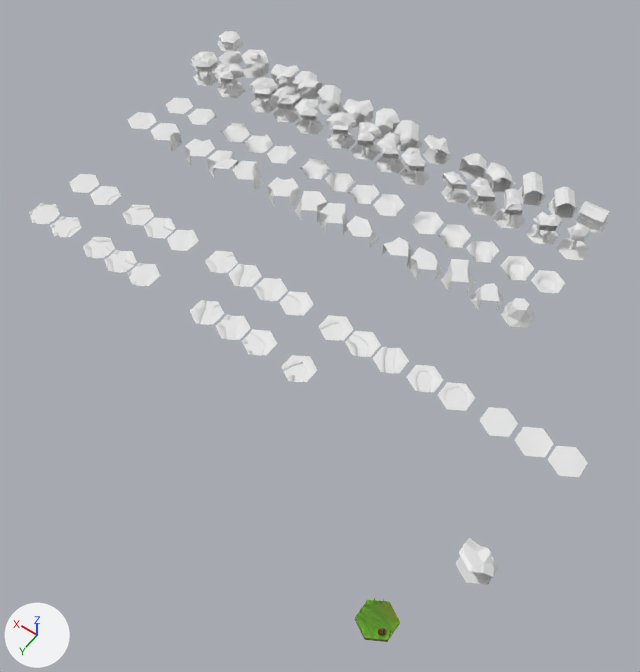
The Blender file Hex.blend, before and after one commit.
Before and after are seen from a 50 mm camera at (-18.3, 28.1, 39.2) aimed at (0.0, 2.5, -1.1). Arrows for +X, +Y and +Z are at lower left; the lights stay in place.

Objects in the first picture: 'Grass_O1', 'Hex', 'House_T1.001', 'Tree_F', 'Tree_P1', 'Tree_P2', 'Tree_T2'.
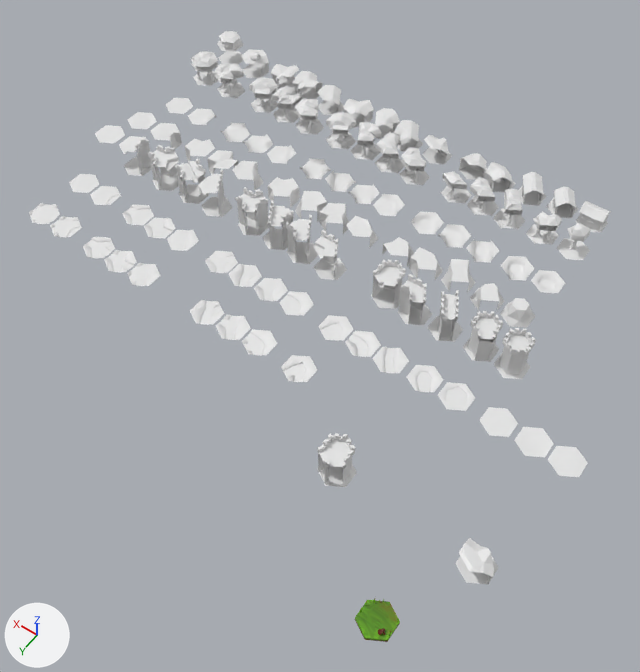
What changed in the scene script:
```text
Add me_circle_097:
    me_circle_097.from_pydata([(0.0, -1.0, 2.0), (-0.87, 0.5, 2.0), (0.0, 0.0, 2.0), (-0.87, -0.5, 2.0), (0.0, 1.0, 2.0), (0.87, 0.5, 2.0), (0.87, -0.5, 2.0)], [], [(0, 6, 2, 3), (5, 4, 1, 2), (1, 3, 2), (6, 5, 2)])
Add ob_wall_f:
    ob_wall_f = bpy.data.objects.new('Wall_F', me_circle_098)  # 55 vertices, 35 faces; spans x -0.87..0.87, y -1.0..1.0, z 0.2..2.6
    ob_wall_f.location = (17.19, -1.25, 0.0)
Add ob_wall_h:
    ob_wall_h = bpy.data.objects.new('Wall_H', me_circle_097)
    ob_wall_h.location = (19.21, -1.15, 0.0)
Add ob_wall_q3:
    ob_wall_q3 = bpy.data.objects.new('Wall_Q3', me_circle_096)  # 89 vertices, 63 faces, 1 loose edge; spans x -0.87..0.87, y -1.0..1.0, z 0.2..2.6
    ob_wall_q3.location = (14.7, -1.27, 0.0)
Add ob_wall_q2:
    ob_wall_q2 = bpy.data.objects.new('Wall_Q2', me_circle_095)  # 125 vertices, 68 faces; spans x -0.87..0.87, y -1.0..1.0, z 0.2..2.6
    ob_wall_q2.location = (12.56, -1.36, 0.0)
Add ob_wall_q1:
    ob_wall_q1 = bpy.data.objects.new('Wall_Q1', me_circle_094)  # 59 vertices, 38 faces; spans x -0.87..0.87, y -1.0..1.0, z 0.2..2.6
    ob_wall_q1.location = (10.62, -1.3, 0.0)
Add ob_wall_t4:
    ob_wall_t4 = bpy.data.objects.new('Wall_T4', me_circle_092)  # 128 vertices, 91 faces, 2 loose edges; spans x -0.87..0.87, y -1.0..1.0, z 0.2..2.6
    ob_wall_t4.location = (7.72, -1.36, 0.0)
Add ob_wall_t2:
    ob_wall_t2 = bpy.data.objects.new('Wall_T2', me_circle_091)  # 105 vertices, 74 faces; spans x -0.87..0.87, y -1.0..1.0, z 0.2..2.6
    ob_wall_t2.location = (3.87, -1.25, 0.0)
Add ob_wall_t3:
    ob_wall_t3 = bpy.data.objects.new('Wall_T3', me_circle_090)  # 105 vertices, 74 faces; spans x -0.87..0.87, y -1.0..1.0, z 0.2..2.6
    ob_wall_t3.location = (5.77, -1.31, 0.0)
Add ob_wall_p3_001:
    ob_wall_p3_001 = bpy.data.objects.new('Wall_P3.001', me_circle_089)  # 123 vertices, 93 faces, 1 loose edge; spans x -0.87..0.87, y -1.0..1.0, z 0.2..2.6
    ob_wall_p3_001.location = (-6.26, 9.71, -0.09)
Add ob_wall_t1:
    ob_wall_t1 = bpy.data.objects.new('Wall_T1', me_circle_088)  # 65 vertices, 43 faces, 1 loose edge; spans x -0.87..0.87, y -1.0..1.0, z 0.2..2.6
    ob_wall_t1.location = (1.83, -1.17, 0.0)
Add ob_wall_p3:
    ob_wall_p3 = bpy.data.objects.new('Wall_P3', me_circle_087)  # 112 vertices, 86 faces; spans x -0.87..0.87, y -1.0..1.0, z 0.2..2.6
    ob_wall_p3.location = (-2.17, -1.3, 0.0)
Add ob_wall_p2:
    ob_wall_p2 = bpy.data.objects.new('Wall_P2', me_circle_086)  # 92 vertices, 62 faces, 2 loose edges; spans x -0.87..0.87, y -1.0..1.0, z 0.2..2.6
    ob_wall_p2.location = (-4.05, -1.17, 0.0)
Add ob_wall_e:
    ob_wall_e = bpy.data.objects.new('Wall_E', me_circle_085)  # 125 vertices, 100 faces; spans x -0.87..0.87, y -1.0..1.0, z 0.2..2.6
    ob_wall_e.location = (-8.35, -1.13, 0.0)
Add ob_wall_n:
    ob_wall_n = bpy.data.objects.new('Wall_N', me_circle_081)  # 127 vertices, 103 faces; spans x -0.87..0.87, y -1.0..1.0, z 0.2..2.6
    ob_wall_n.location = (-10.29, -1.08, 0.0)
Add ob_wall_p1:
    ob_wall_p1 = bpy.data.objects.new('Wall_P1', me_circle_075)  # 93 vertices, 64 faces; spans x -0.87..0.87, y -1.0..1.0, z 0.2..2.6
    ob_wall_p1.location = (-6.05, -1.17, 0.0)
```

What differs and where, as boxes (x1, y1, x2, y2) in the pictures (640 x 672 px):
'Wall_P3.001', added: after (317, 433, 357, 487)
'Wall_N', added: after (494, 328, 536, 379)
'Wall_E', added: after (463, 311, 503, 362)
'Wall_P3', added: after (371, 259, 406, 309)
'Wall_T4', added: after (235, 187, 269, 236)
'Wall_P2', added: after (397, 274, 432, 325)
'Wall_P1', added: after (427, 290, 463, 342)
'Wall_Q3', added: after (148, 145, 179, 191)
'Wall_T2', added: after (286, 215, 318, 264)
'Wall_T1', added: after (313, 230, 347, 280)
'Wall_Q2', added: after (174, 159, 209, 204)
'Wall_T3', added: after (263, 200, 294, 250)
'Wall_Q1', added: after (198, 169, 232, 217)
'Wall_F', added: after (119, 136, 152, 176)
'Wall_H', added: after (95, 125, 125, 143)
